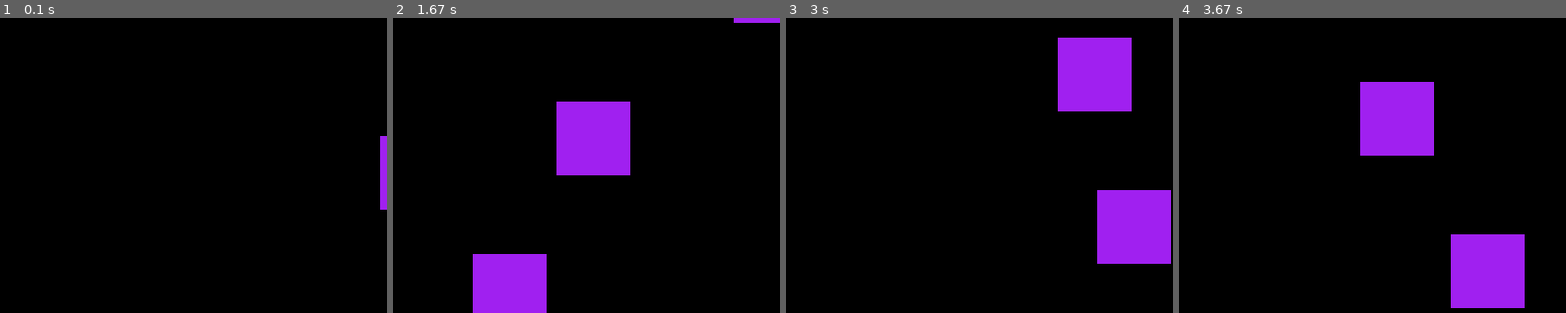
Above: before the commit, frames 1-4 (left to right).
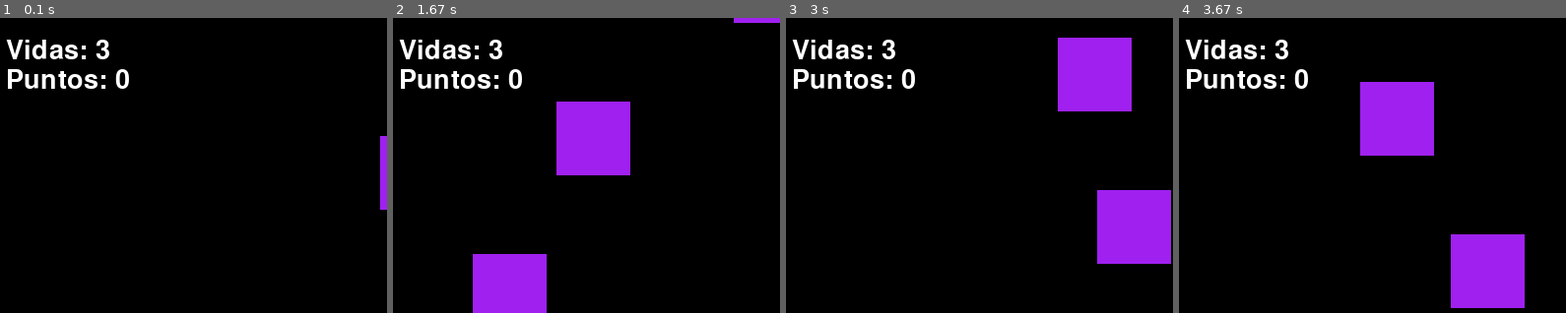
Above: after the commit, the same moments.

Repository: FRANCISCODANIEL03/Proyectos-PYTHON
Game: pygame game, started from JUEGO/pygame1.py
Same seed, same stepped clock (60 frames per second), same inputs: the game is played once before the commit and once after it.
Inputs:
- Up to frame 1 (0.1 s): no input
- Up to frame 2 (1.67 s): hold D 0.33-0.8 s; hold D 0.83-1.3 s; hold A from 1.33 s (still down)
- Up to frame 3 (3 s): release A at 1.87 s; hold A 1.9-2.3 s; hold D 2.33-2.97 s
- Up to frame 4 (3.67 s): hold A 3-3.47 s; hold D from 3.5 s (still down)
The pictures show only the part of the screen within x 0-50%, y 0-50%; the shares and areas given below are measured in that part.

The runs differ from the first frame. In frame 1, 1.7% of the frame differs, in the area x 1-34%, y 7-24%; in frame 2, 1.7%; in frame 3, 1.7%; in frame 4, 1.7%.

Commit message:
add lifes and points in window

Diff:
--- a/JUEGO/pygame1.py
+++ b/JUEGO/pygame1.py
@@ -3,10 +3,13 @@
 from personaje import Cubo
 from enemigo import Enemigo
 
+pygame.init()
+
 ANCHO = 800
 ALTO = 600
 VENTANA = pygame.display.set_mode([ANCHO,ALTO])
 FPS = 60
+FUENTE = pygame.font.SysFont("Comics Sans", 40)
 
 jugando = True
 
@@ -47,6 +50,9 @@
 
     teclas = pygame.key.get_pressed()
 
+    texto_vida = FUENTE.render(f"Vidas: {vida}", True, "white")
+    texto_puntos = FUENTE.render(f"Puntos: {puntos}", True, "white")
+
     gestionar_teclas(teclas)
 
     for evento in eventos:
@@ -65,6 +71,8 @@
             print(f"Te quedan {vida} vidas")
             enemigos.remove(enemigo)
 
+    VENTANA.blit(texto_vida,(20,20))
+    VENTANA.blit(texto_puntos,(20,50))
     pygame.display.update()
 
 quit()
